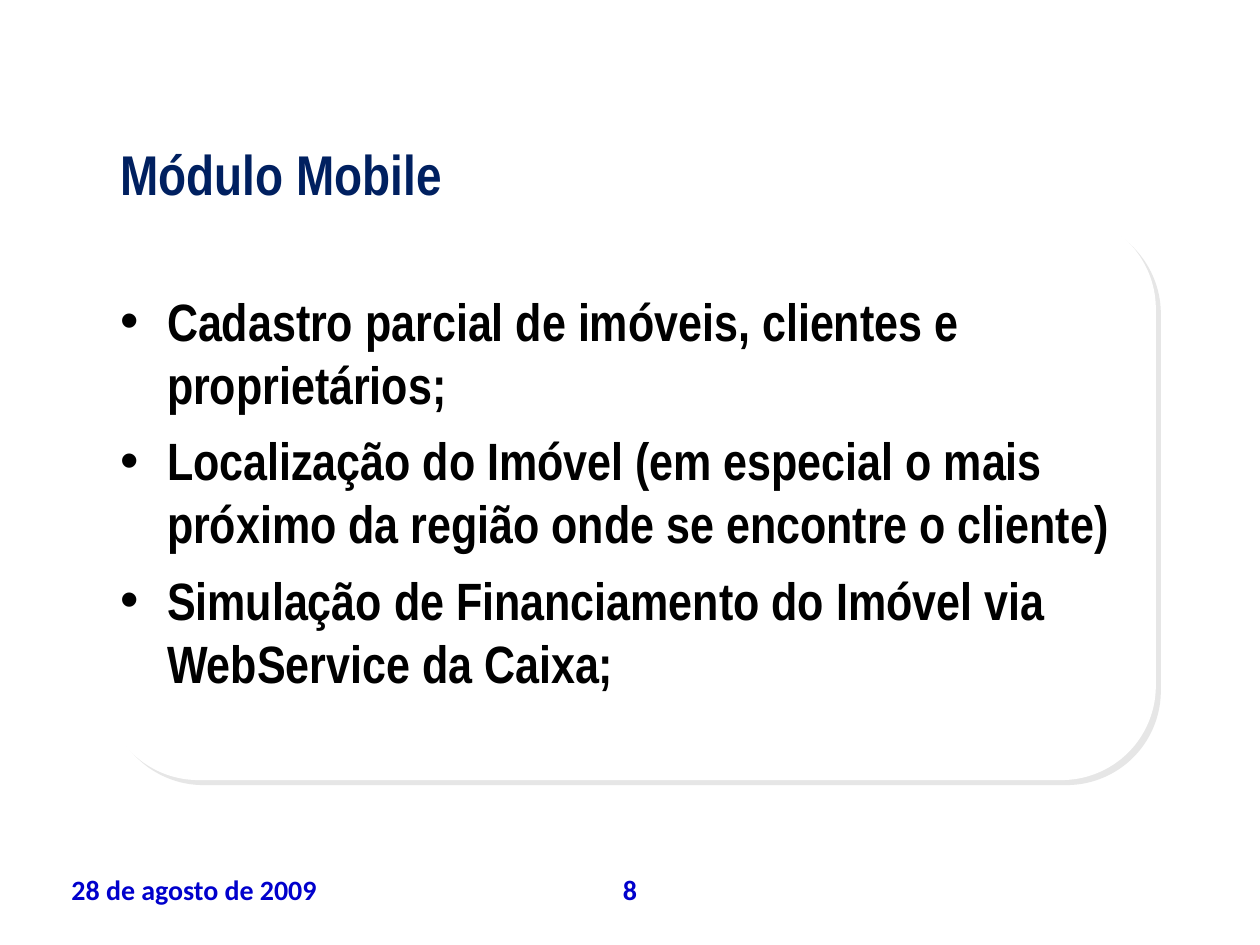
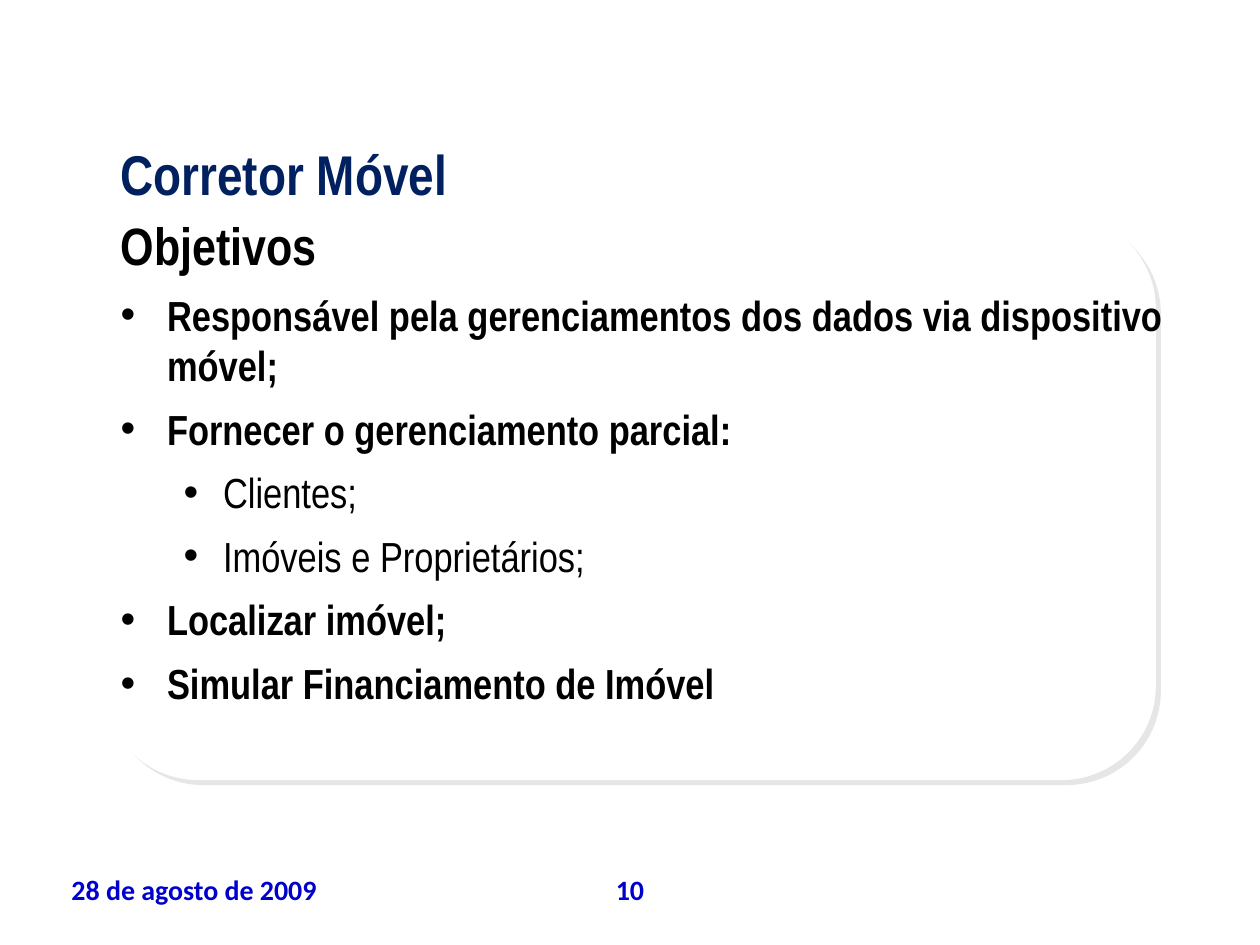
Before and after one commit to leoevaristo/psa20092, a slide deck: slide 10 of ARTEFATOS/TAP_apresentacao.ppt (slide 8 before the commit). Drawn at 1260x945 pixels with LibreOffice and Linux fonts; fonts in the diff are those of the drawing; background and template pictures are left out. Boxes give left, top, right and bottom in pixels: in the first picture for what was removed or moved away, otherwise in the second. Text is boxed around its words. In the diff, an @@ line names an element or a change of style, - is before the commit and + after.

```diff
--- a/ARTEFATOS/TAP_apresentacao.ppt
+++ b/ARTEFATOS/TAP_apresentacao.ppt
@@ text at (x1=121, y1=154, x2=447, y2=196): text changed @@
-Módulo Mobile
+Corretor Móvel
@@ text at (x1=121, y1=227, x2=1162, y2=700): text changed; size 30 to 24 pt @@
-• Cadastro parcial de imóveis, clientes e proprietários;
-• Localização do Imóvel (em especial o mais próximo da região onde se encontre o cliente)
-• Simulação de Financiamento do Imóvel via WebService da Caixa;
+Objetivos
+• Responsável pela gerenciamentos dos dados via dispositivo móvel;
+• Fornecer o gerenciamento parcial:
+  • Clientes;
+  • Imóveis e Proprietários;
+• Localizar imóvel;
+• Simular Financiamento de Imóvel
@@ page number at (x1=616, y1=881, x2=644, y2=900): text changed @@
-8
+10
```
Also in this commit, not shown: 12 other slides changed, 6 slides added, 1 slide removed, 1 other file.
